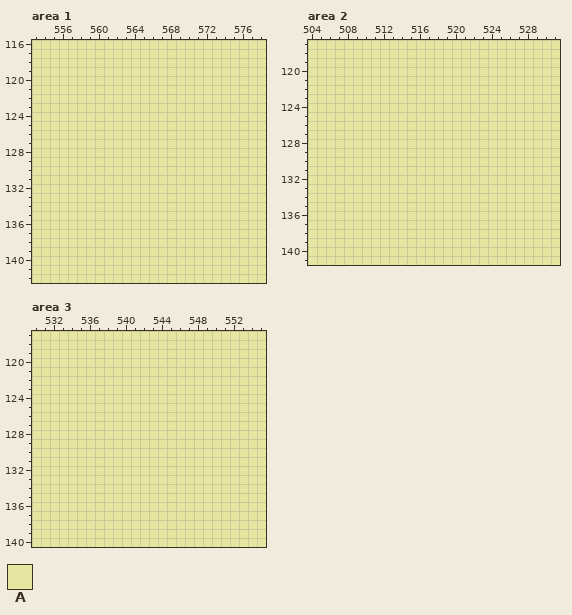
Two states of a pixel-art file, docs/concept_ingame.aseprite. Above: the version before the commit.
640x360 pixels, 1 frame. Colours within 5 levels of each other are drawn and written as one. Shown: area 1: x 553..578, y 116..142; area 2: x 504..531, y 117..141; area 3: x 530..555, y 117..140. The commit also changed other parts of the picture, which this record leaves out.
Visible layers, top first: "UIHeatArrows", "UI Dialog", "UI Actions", "UI", "Player", "FoliageDeeper", "Shadows" opacity 32%, "Pathing", "Oasis", "BG".
Palette (. is transparent): A #e6e6a0
Pixels before, area 1, first column x 553:
116 AAAAAAAAAAAAAAAAAAAAAAAAAA
117 AAAAAAAAAAAAAAAAAAAAAAAAAA
118 AAAAAAAAAAAAAAAAAAAAAAAAAA
119 AAAAAAAAAAAAAAAAAAAAAAAAAA
120 AAAAAAAAAAAAAAAAAAAAAAAAAA
121 AAAAAAAAAAAAAAAAAAAAAAAAAA
122 AAAAAAAAAAAAAAAAAAAAAAAAAA
123 AAAAAAAAAAAAAAAAAAAAAAAAAA
124 AAAAAAAAAAAAAAAAAAAAAAAAAA
125 AAAAAAAAAAAAAAAAAAAAAAAAAA
126 AAAAAAAAAAAAAAAAAAAAAAAAAA
127 AAAAAAAAAAAAAAAAAAAAAAAAAA
128 AAAAAAAAAAAAAAAAAAAAAAAAAA
129 AAAAAAAAAAAAAAAAAAAAAAAAAA
130 AAAAAAAAAAAAAAAAAAAAAAAAAA
131 AAAAAAAAAAAAAAAAAAAAAAAAAA
132 AAAAAAAAAAAAAAAAAAAAAAAAAA
133 AAAAAAAAAAAAAAAAAAAAAAAAAA
134 AAAAAAAAAAAAAAAAAAAAAAAAAA
135 AAAAAAAAAAAAAAAAAAAAAAAAAA
136 AAAAAAAAAAAAAAAAAAAAAAAAAA
137 AAAAAAAAAAAAAAAAAAAAAAAAAA
138 AAAAAAAAAAAAAAAAAAAAAAAAAA
139 AAAAAAAAAAAAAAAAAAAAAAAAAA
140 AAAAAAAAAAAAAAAAAAAAAAAAAA
141 AAAAAAAAAAAAAAAAAAAAAAAAAA
142 AAAAAAAAAAAAAAAAAAAAAAAAAA
Pixels before, area 2, first column x 504:
117 AAAAAAAAAAAAAAAAAAAAAAAAAAAA
118 AAAAAAAAAAAAAAAAAAAAAAAAAAAA
119 AAAAAAAAAAAAAAAAAAAAAAAAAAAA
120 AAAAAAAAAAAAAAAAAAAAAAAAAAAA
121 AAAAAAAAAAAAAAAAAAAAAAAAAAAA
122 AAAAAAAAAAAAAAAAAAAAAAAAAAAA
123 AAAAAAAAAAAAAAAAAAAAAAAAAAAA
124 AAAAAAAAAAAAAAAAAAAAAAAAAAAA
125 AAAAAAAAAAAAAAAAAAAAAAAAAAAA
126 AAAAAAAAAAAAAAAAAAAAAAAAAAAA
127 AAAAAAAAAAAAAAAAAAAAAAAAAAAA
128 AAAAAAAAAAAAAAAAAAAAAAAAAAAA
129 AAAAAAAAAAAAAAAAAAAAAAAAAAAA
130 AAAAAAAAAAAAAAAAAAAAAAAAAAAA
131 AAAAAAAAAAAAAAAAAAAAAAAAAAAA
132 AAAAAAAAAAAAAAAAAAAAAAAAAAAA
133 AAAAAAAAAAAAAAAAAAAAAAAAAAAA
134 AAAAAAAAAAAAAAAAAAAAAAAAAAAA
135 AAAAAAAAAAAAAAAAAAAAAAAAAAAA
136 AAAAAAAAAAAAAAAAAAAAAAAAAAAA
137 AAAAAAAAAAAAAAAAAAAAAAAAAAAA
138 AAAAAAAAAAAAAAAAAAAAAAAAAAAA
139 AAAAAAAAAAAAAAAAAAAAAAAAAAAA
140 AAAAAAAAAAAAAAAAAAAAAAAAAAAA
141 AAAAAAAAAAAAAAAAAAAAAAAAAAAA
Pixels before, area 3, first column x 530:
117 AAAAAAAAAAAAAAAAAAAAAAAAAA
118 AAAAAAAAAAAAAAAAAAAAAAAAAA
119 AAAAAAAAAAAAAAAAAAAAAAAAAA
120 AAAAAAAAAAAAAAAAAAAAAAAAAA
121 AAAAAAAAAAAAAAAAAAAAAAAAAA
122 AAAAAAAAAAAAAAAAAAAAAAAAAA
123 AAAAAAAAAAAAAAAAAAAAAAAAAA
124 AAAAAAAAAAAAAAAAAAAAAAAAAA
125 AAAAAAAAAAAAAAAAAAAAAAAAAA
126 AAAAAAAAAAAAAAAAAAAAAAAAAA
127 AAAAAAAAAAAAAAAAAAAAAAAAAA
128 AAAAAAAAAAAAAAAAAAAAAAAAAA
129 AAAAAAAAAAAAAAAAAAAAAAAAAA
130 AAAAAAAAAAAAAAAAAAAAAAAAAA
131 AAAAAAAAAAAAAAAAAAAAAAAAAA
132 AAAAAAAAAAAAAAAAAAAAAAAAAA
133 AAAAAAAAAAAAAAAAAAAAAAAAAA
134 AAAAAAAAAAAAAAAAAAAAAAAAAA
135 AAAAAAAAAAAAAAAAAAAAAAAAAA
136 AAAAAAAAAAAAAAAAAAAAAAAAAA
137 AAAAAAAAAAAAAAAAAAAAAAAAAA
138 AAAAAAAAAAAAAAAAAAAAAAAAAA
139 AAAAAAAAAAAAAAAAAAAAAAAAAA
140 AAAAAAAAAAAAAAAAAAAAAAAAAA
Now the later version:
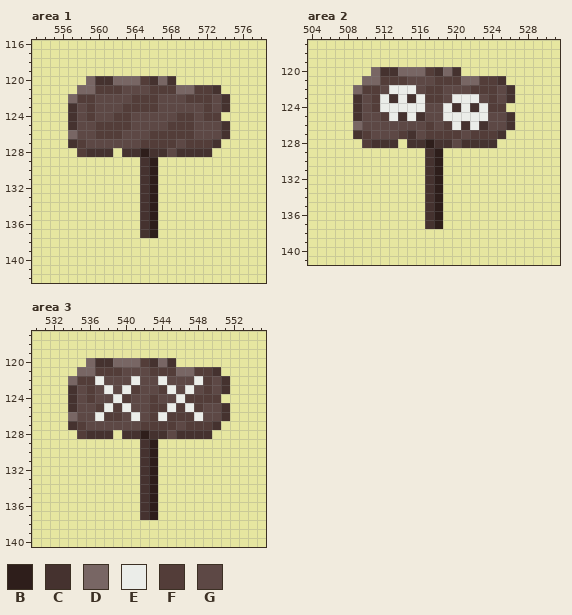
Colours new in this view: B #2e1e1b  C #45322f  D #786664  E #ebede9  F #533d39  G #5d4845
Changes in this commit:
Area 1, layer "FoliageDeeper":
y 120: x 559..568 AAAAAAAAAA -> DCCDDDFCDC
y 121: x 558..573 AAAAAAAAAAAAAAAA -> DDFFFGGGFFFDDFFC
y 122: x 557..574 AAAAAAAAAAAAAAAAAA -> DFFGGGGFFFGGGFFFGC
y 123: x 557..574 AAAAAAAAAAAAAAAAAA -> CGFGGGFFFFGGGGGFGC
y 124: x 557..573 AAAAAAAAAAAAAAAAA -> CGFGGFFGGGGGFFGFF
y 125: x 557..574 AAAAAAAAAAAAAAAAAA -> CGGFFFFGGGGFFFGGGC
y 126: x 557..574 AAAAAAAAAAAAAAAAAA -> DGGFFFGGGFFFFFGGGC
y 127: x 557..573 AAAAAAAAAAAAAAAAA -> CFGGGGGGFFFFGFFFC
y 128: x 558..561 AAAA -> FCCC; x 563..572 AAAAAAAAAA -> CCBCCGCCCC
y 129..137: x 565..566 AA -> CB
Area 2, layer "FoliageDeeper":
y 120: x 511..520 AAAAAAAAAA -> DCCDDDFCDC
y 121: x 510..525 AAAAAAAAAAAAAAAA -> DDFFFGGGFFFDDFFC
y 122: x 509..526 AAAAAAAAAAAAAAAAAA -> DFFGEEEGFFGGGFFFGC
y 123: x 509..526 AAAAAAAAAAAAAAAAAA -> CGFECECEFFGEEEGFGC
y 124: x 509..525 AAAAAAAAAAAAAAAAA -> CGFEEEEEGGECECEFF
y 125: x 509..526 AAAAAAAAAAAAAAAAAA -> CGGFECECGGEEEEEGGC
y 126: x 509..526 AAAAAAAAAAAAAAAAAA -> DGGGGGGGFGFECECGGC
y 127: x 509..525 AAAAAAAAAAAAAAAAA -> CFGGGFCGFFFFGFFFC
y 128: x 510..513 AAAA -> FCCC; x 515..524 AAAAAAAAAA -> CCBCCGCCCC
y 129..137: x 517..518 AA -> CB
Area 3, layer "FoliageDeeper":
y 120: x 536..545 AAAAAAAAAA -> DCCDDDFCDC
y 121: x 535..550 AAAAAAAAAAAAAAAA -> DDFFFGGGFFFDDFFC
y 122: x 534..551 AAAAAAAAAAAAAAAAAA -> DFFEGGGEGGEGGGEFGC
y 123: x 534..551 AAAAAAAAAAAAAAAAAA -> CGFGEGEFGGFEGEGFGC
y 124: x 534..550 AAAAAAAAAAAAAAAAA -> CGFGGEFGGFGGEFFFF
y 125: x 534..551 AAAAAAAAAAAAAAAAAA -> CGGFEFEGGFFEFEFGGC
y 126: x 534..551 AAAAAAAAAAAAAAAAAA -> DGGEFFGEGFEFFFEGGC
y 127: x 534..550 AAAAAAAAAAAAAAAAA -> CFGGGGGGFFFFGFFFC
y 128: x 535..538 AAAA -> FCCC; x 540..549 AAAAAAAAAA -> CCBCCGCCCC
y 129..137: x 542..543 AA -> CB
Pixel boxes of the changes (left, top, right, bottom) in both pictures:
changed: (68, 76, 230, 238)
changed: (353, 67, 515, 229)
changed: (68, 358, 230, 520)
